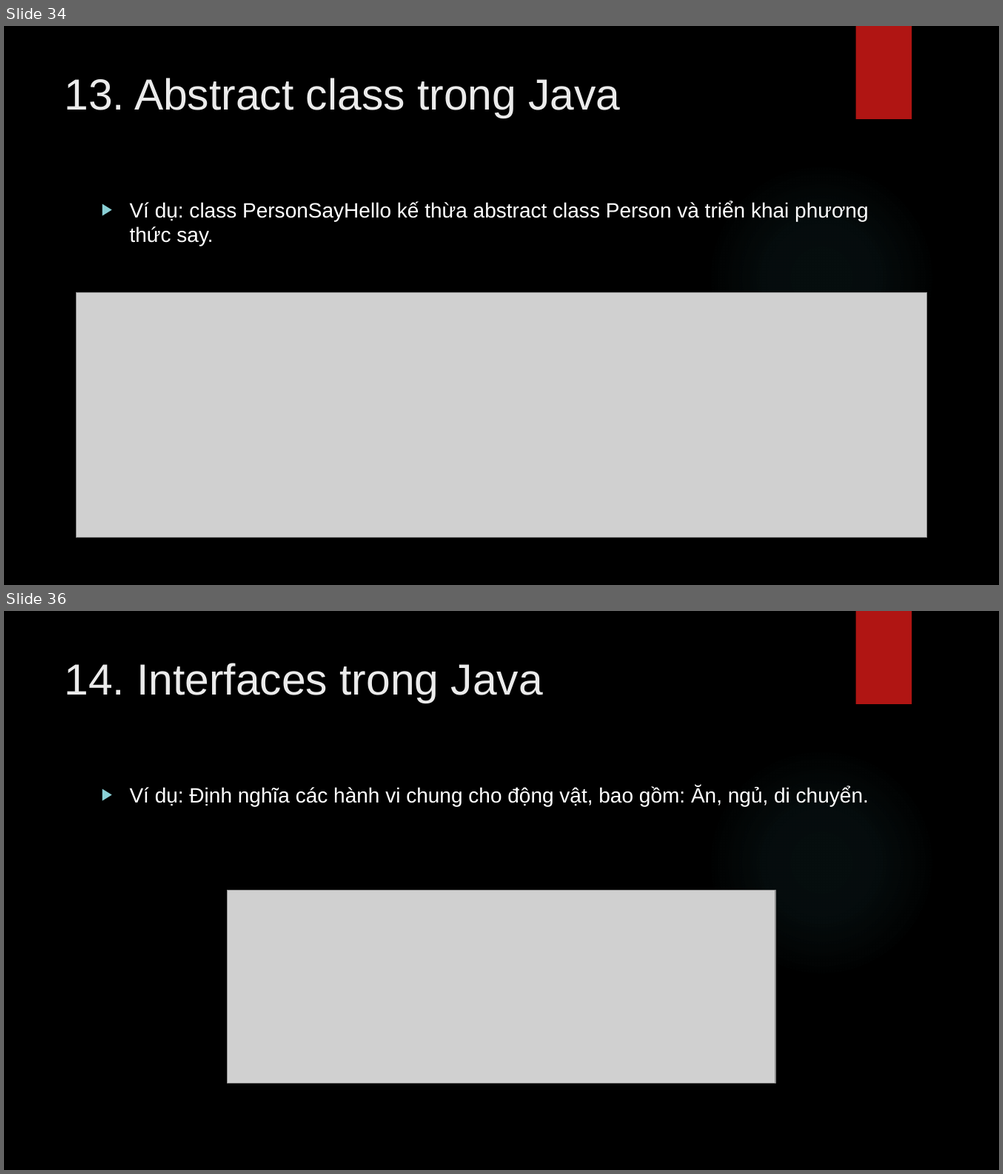
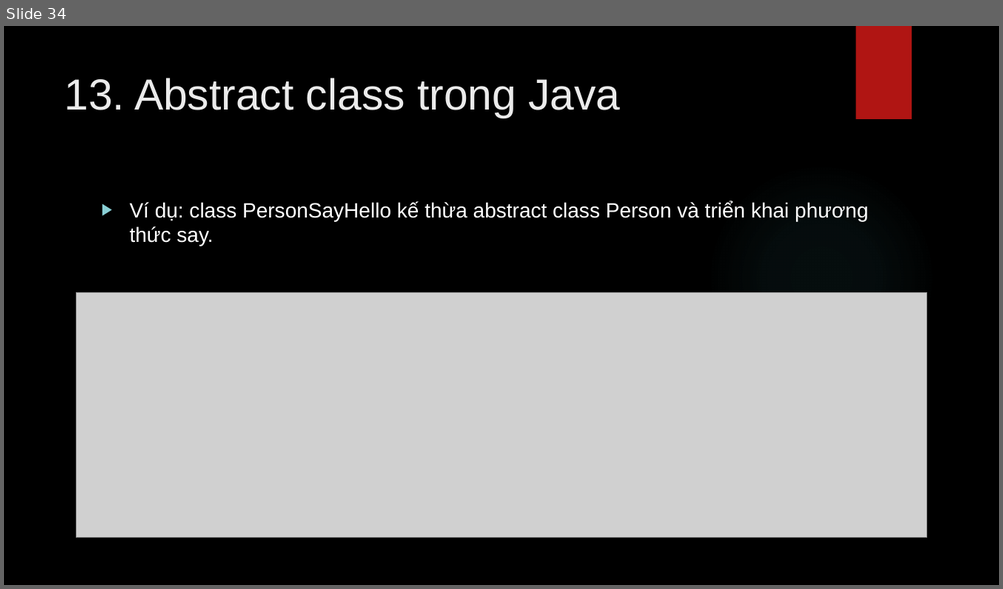
Before and after one commit to lequochai26/GDUTraining_Basic_Java_Web_Development, a slide deck: Slides/Day_5_2.pptx. Shown one above the other, each under a label of ours: slides 34 and 36 before the commit, slide 34 after it; the slides between them are not shown. The pictures are 1003x1174 and 1003x589 pixels, drawn with LibreOffice and Linux fonts; fonts in the diff are those of the drawing; grey boxes stand for pictures; background and template pictures are left out. Boxes give left, top, right and bottom in pixels: in the first picture for what was removed or moved away, otherwise in the second. Text is boxed around its words. In the diff, an @@ line names an element or a change of style, - is before the commit and + after.

```diff
--- a/Slides/Day_5_2.pptx
+++ b/Slides/Day_5_2.pptx
@@ slide 36 removed at bbox=[4, 611, 999, 1170], background picture (left out); not listed: 2 template elements that a slide beside it also shows @@
@@ title removed at bbox=[64, 663, 543, 703] @@
-14. Interfaces trong Java
@@ text removed at bbox=[130, 786, 868, 806] @@
-▶ Ví dụ: Định nghĩa các hành vi chung cho động vật, bao gồm: Ăn, ngủ, di chuyển.
@@ picture removed at bbox=[227, 891, 776, 1084] @@
```
Also in this commit, not shown: 19 other slides removed.
